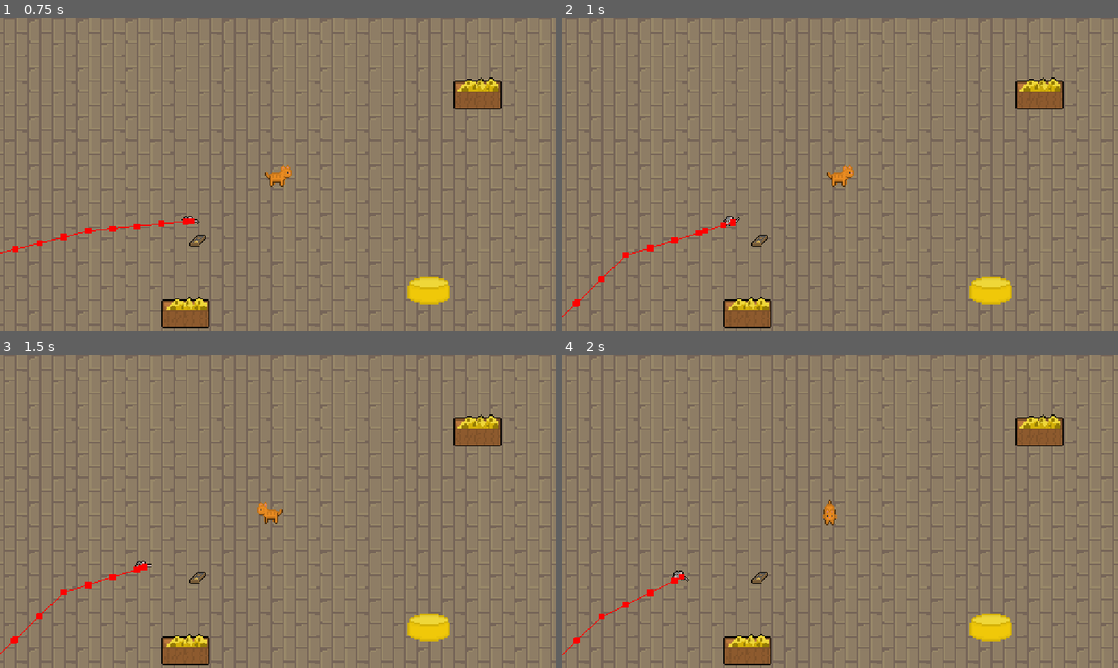
Above: before the commit, frames 1-4 (two rows, left to right).
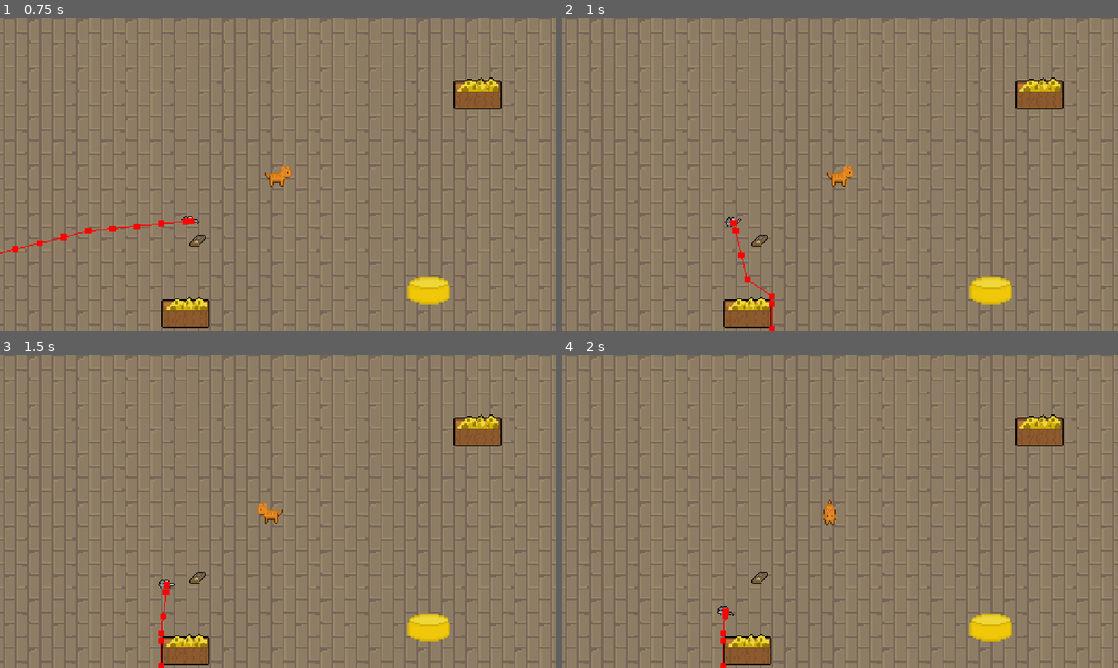
Above: after the commit, the same moments.

Repository: kamil-krecisz/Cat-and-Mouse-game
Game: Godot game, scene res://Scenes/main_menu.tscn
Same seed, same stepped clock (60 frames per second), same inputs: the game is played once before the commit and once after it.
Inputs (mouse positions are in pixels of both pictures, inside the frame that each line leads up to):
- Up to frame 1 (0.75 s): click "Start game" at 0.5 s
- Up to frame 2 (1 s): no input
- Up to frame 3 (1.5 s): tap Enter (ui_accept) at 1.25 s; move the mouse to (400, 495) at 1.27 s; tap A (a_movement) at 1.35 s; click (400, 495) at 1.42 s
- Up to frame 4 (2 s): tap Enter (ui_accept) at 1.52 s

Frame 1 is identical in both runs. In frame 2, 0.5% of the frame differs, in the area x 0-39%, y 63-100%; in frame 3, 0.5%; in frame 4, 0.4%.

Commit message:
Commit 10.0 - Debugging code

Diff:
--- a/Scenes/Cheese.tscn
+++ b/Scenes/Cheese.tscn
@@ -26,8 +26,4 @@
 shape = SubResource("CircleShape2D_oc2e5")
 debug_color = Color(0.727243, 0, 0.243122, 0.42)
 
-[node name="Timer" type="Timer" parent="."]
-wait_time = 2.5
-
 [connection signal="body_entered" from="." to="." method="_on_body_entered"]
-[connection signal="timeout" from="Timer" to="." method="_on_timer_timeout"]
--- a/Scenes/Mouse.tscn
+++ b/Scenes/Mouse.tscn
@@ -139,4 +139,9 @@
 [node name="NavigationAgent2D" type="NavigationAgent2D" parent="."]
 debug_enabled = true
 
+[node name="EatingTimer" type="Timer" parent="."]
+wait_time = 2.0
+one_shot = true
+
 [connection signal="timeout" from="DirectionTimer" to="." method="_on_direction_timer_timeout"]
+[connection signal="timeout" from="EatingTimer" to="." method="_on_eating_timer_timeout"]
--- a/Scenes/main.tscn
+++ b/Scenes/main.tscn
@@ -186,7 +186,7 @@
 layer_0/tile_data = PackedInt32Array(983058, 458753, 4, 1048594, 458753, 5, 983059, 524289, 4, 1048595, 524289, 5, 9830 …(30445 unchanged characters)…
 
 [node name="Cheese" parent="." instance=ExtResource("9_ynf5e")]
-position = Vector2(556, 270)
+position = Vector2(238, 477)
 
 [node name="MainKICIA" parent="." instance=ExtResource("2_6bp64")]
 position = Vector2(285, 219)
@@ -229,3 +229,9 @@
 
 [node name="Area2D" parent="." instance=ExtResource("9_ynf5e")]
 position = Vector2(32, 380)
+
+[node name="Area2D2" parent="." instance=ExtResource("9_ynf5e")]
+position = Vector2(420, 387)
+
+[node name="Area2D3" parent="." instance=ExtResource("9_ynf5e")]
+position = Vector2(366, 491)
--- a/scripts/cheese.gd
+++ b/scripts/cheese.gd
@@ -1,14 +1,2 @@
 extends Area2D
-@onready var timer: Timer = $Timer
-var mouse
-
-func _on_body_entered(body):
-	mouse = body
-	if body.is_in_group("Mouse"):
-		body.can_move = false
-		timer.start()
-
-
-func _on_timer_timeout():
-	mouse.can_move = true
-	queue_free()
+#ALL OF THE CHEESE EATING MECHANICS ARE NOW IN MOUSE SCRIPT
--- a/scripts/mouse.gd
+++ b/scripts/mouse.gd
@@ -13,7 +13,7 @@
 ## Detection Ranges
 @export var flee_range: float = 75.0
 @export var cheese_detect_range: float = 350.0
-@export var eat_range: float = 15.0
+@export var eat_range: float = 12.0
 
 ## Nodes
 @onready var nav_agent: NavigationAgent2D = $NavigationAgent2D
@@ -69,8 +69,10 @@
 			if current_target:
 				nav_agent.target_position = current_target.global_position
 				if global_position.distance_to(current_target.global_position) < eat_range:
-
-					find_cheese()
+					$EatingTimer.start()
+					can_move = false
+					#current_target.queue_free()
+					#find_cheese()
 		WANDER:
 			if nav_agent.is_navigation_finished():
 				set_random_target()
@@ -128,3 +130,9 @@
 		set_random_target()
 	elif current_state == CHASE:
 		find_cheese()  # Re-check for closer cheese periodically
+
+
+func _on_eating_timer_timeout():
+	if current_target:
+		current_target.queue_free()
+	can_move = true
